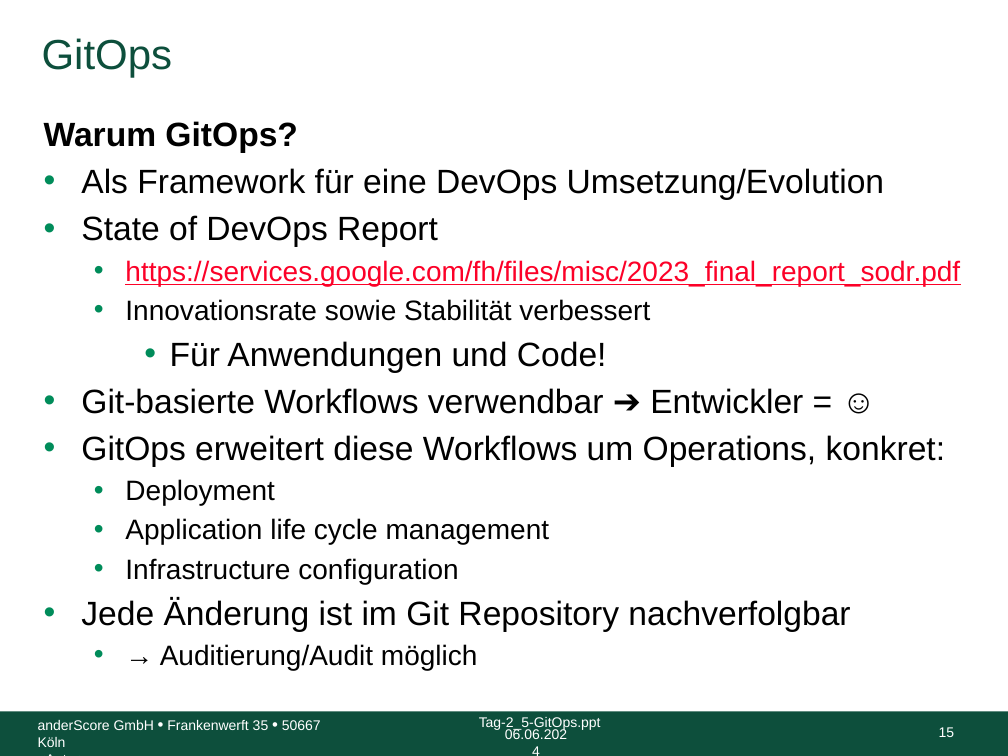
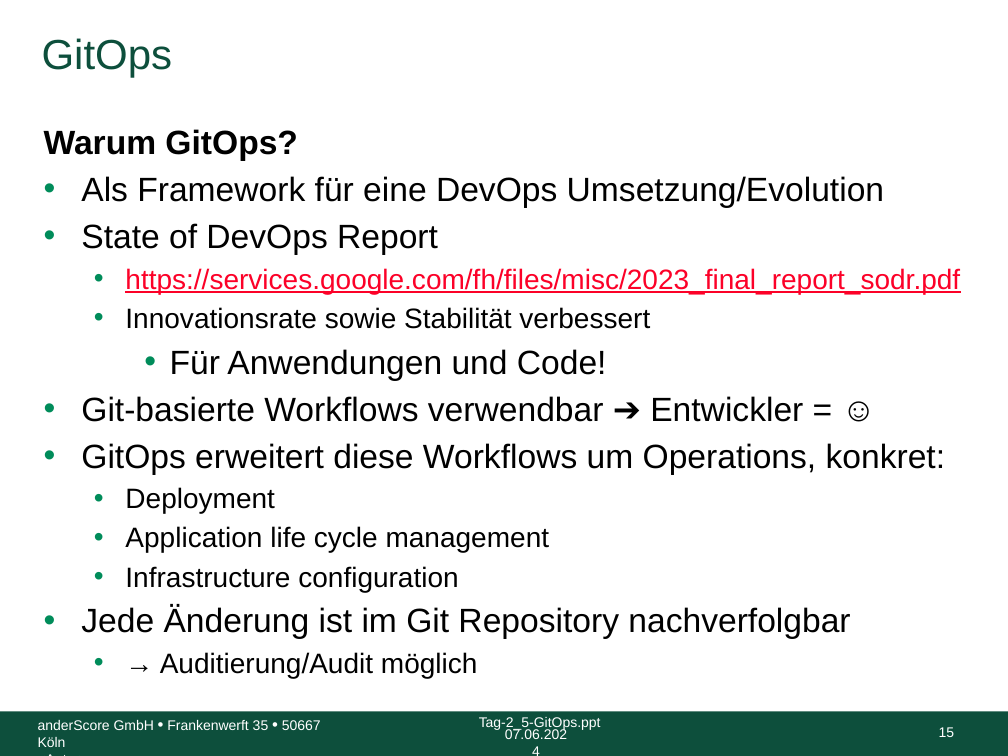
Before and after one commit to anderscore-gmbh/gitlab, a slide deck: slide 15 of slides/Tag-3_1-GitOps.pptx. Drawn at 1008x756 pixels with LibreOffice and Linux fonts; fonts in the diff are those of the drawing; background and template pictures are left out. Boxes give left, top, right and bottom in pixels: in the first picture for what was removed or moved away, otherwise in the second. Text is boxed around its words. In the diff, an @@ line names an element or a change of style, - is before the commit and + after.

Commit message:
Fix typos

```diff
--- a/slides/Tag-3_1-GitOps.pptx
+++ b/slides/Tag-3_1-GitOps.pptx
@@ text "Warum GitOps?": place and size @@
-text "Warum GitOps?" at [44, 121, 960, 670]
+text "Warum GitOps?" at [44, 129, 960, 678]
@@ text at [505, 728, 567, 739]: text changed @@
-06.06.2024
+07.06.2024
```
Also in this commit, not shown: 35 other slides changed.
